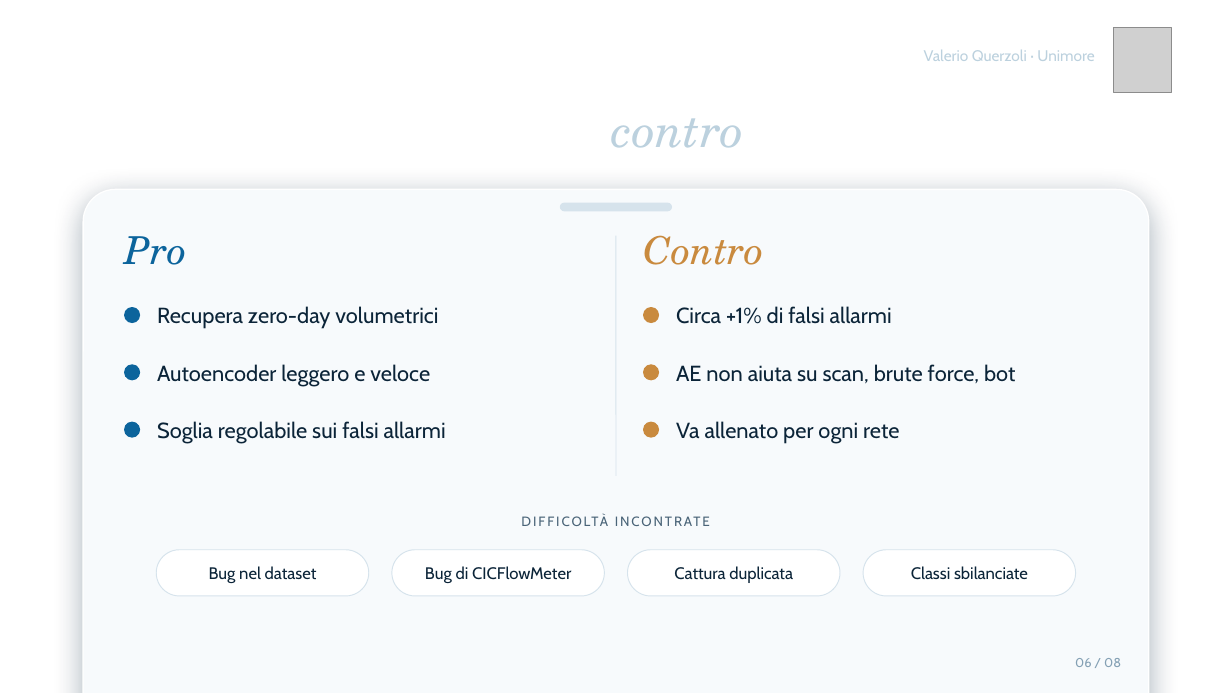
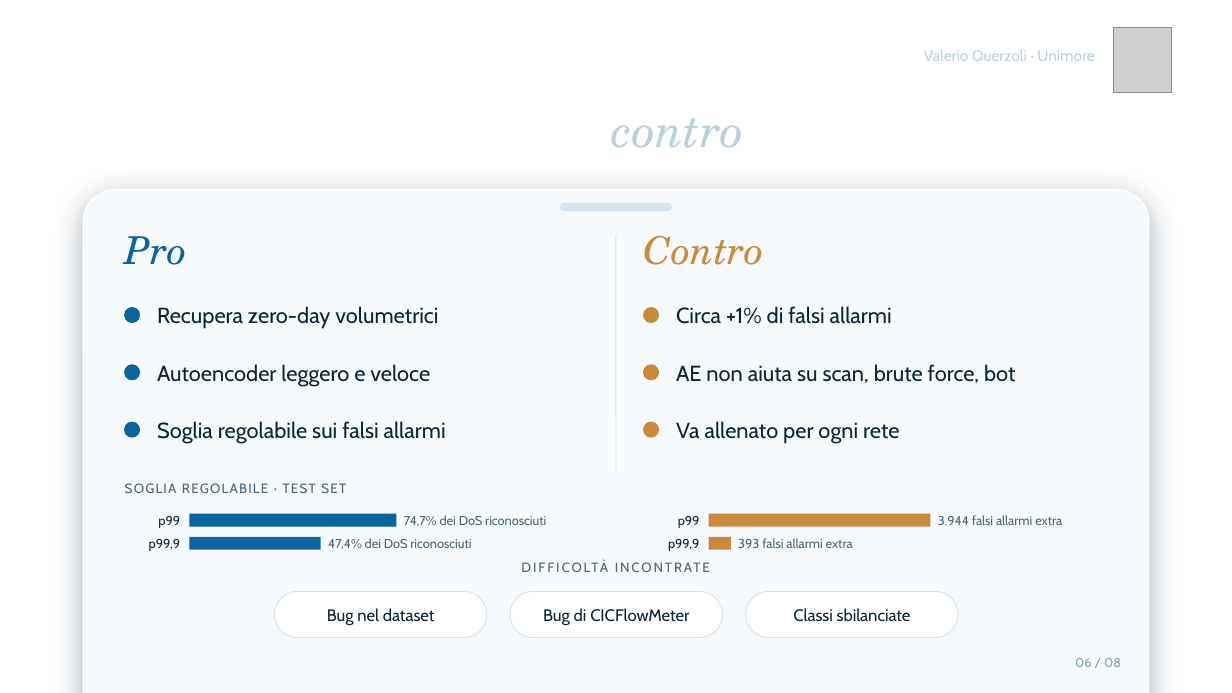
Before and after one commit to ValerioQuerzoli/hybrid-network-ids, a slide deck: slide 6 of slides/presentazione_design_origin_v2.pptx. Drawn at 1232x693 pixels with LibreOffice and Linux fonts; fonts in the diff are those of the drawing; grey boxes stand for pictures; background and template pictures are left out. Boxes give left, top, right and bottom in pixels: in the first picture for what was removed or moved away, otherwise in the second. Text is boxed around its words. In the diff, an @@ line names an element or a change of style, - is before the commit and + after.

Commit message:
Slide: versione originale con correzioni e tre grafici semplici
- Dati: caption 'etichette corrette + righe rimosse', split casuale,
  grafico dei flussi per famiglia (scala log)
- Modelli: riga sull'ensemble di autoencoder
- Cascata: istogramma dell'errore di ricostruzione con soglia p99
- Risultati: asterischi su Infiltration e Heartbleed, nota sui limiti
- Bilancio: grafico della soglia regolabile (p99 / p99,9)
- Conclusione: limiti completi e EDR come sviluppo futuro
- Tolti i riferimenti alla simulazione Docker (slide e README)
PDF rigenerato dal PPTX.

```diff
--- a/slides/presentazione_design_origin_v2.pptx
+++ b/slides/presentazione_design_origin_v2.pptx
@@ text added at [125,483,346,493], 10.5 pt, text #4A6478 @@
+SOGLIA REGOLABILE · TEST SET
@@ text added at [149,539,180,551], 10 pt, text #0B2438 @@
+p99,9
@@ text added at [158,516,180,528], 10 pt, text #0B2438 @@
+p99
@@ rectangle added at [189,514,396,527], fill #0C649C @@
@@ rectangle added at [189,537,321,550], fill #0C649C @@
@@ text added at [328,538,471,549], 10 pt, text #4A6478 @@
+47,4% dei DoS riconosciuti
@@ text added at [404,515,546,526], 10 pt, text #4A6478 @@
+74,7% dei DoS riconosciuti
@@ text added at [668,539,699,551], 10 pt, text #0B2438 @@
+p99,9
@@ text added at [678,516,700,528], 10 pt, text #0B2438 @@
+p99
@@ rectangle added at [709,514,931,527], fill #C98A3E @@
@@ rectangle added at [709,537,731,550], fill #C98A3E @@
@@ text added at [738,538,853,548], 10 pt, text #4A6478 @@
+393 falsi allarmi extra
@@ text added at [938,515,1062,525], 10 pt, text #4A6478 @@
+3.944 falsi allarmi extra
@@ text "DIFFICOLTÀ INCONTRATE": place and size @@
-text "DIFFICOLTÀ INCONTRATE" at [125,513,1107,537]
+text "DIFFICOLTÀ INCONTRATE" at [125,559,1107,583]
@@ rounded rectangle removed at [628,550,840,596] @@
-Cattura duplicata
@@ rounded rectangle "Bug nel dataset": place and size @@
-rounded rectangle "Bug nel dataset" at [156,550,369,596]
+rounded rectangle "Bug nel dataset" at [274,592,487,638]
@@ rounded rectangle "Bug di CICFlowMeter": place and size @@
-rounded rectangle "Bug di CICFlowMeter" at [392,550,604,596]
+rounded rectangle "Bug di CICFlowMeter" at [510,592,723,638]
@@ rounded rectangle "Classi sbilanciate": place and size @@
-rounded rectangle "Classi sbilanciate" at [863,550,1076,596]
+rounded rectangle "Classi sbilanciate" at [746,592,958,638]
```
Also in this commit, not shown: 6 other slides changed, 2 other files.
